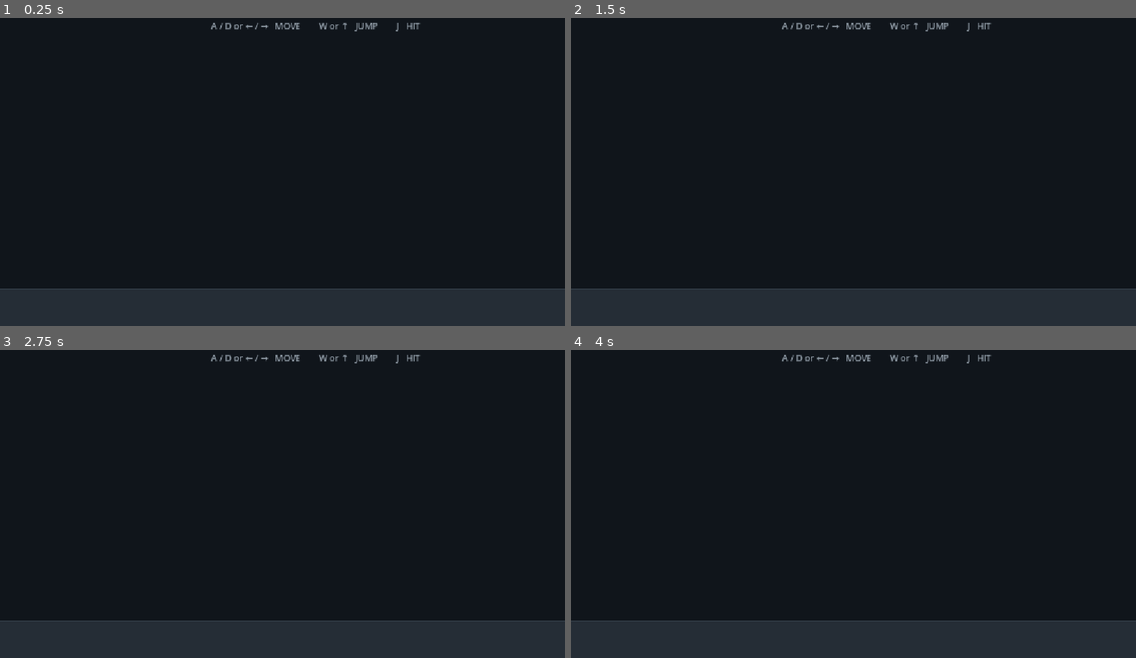
Above: before the commit, frames 1-4 (two rows, left to right).
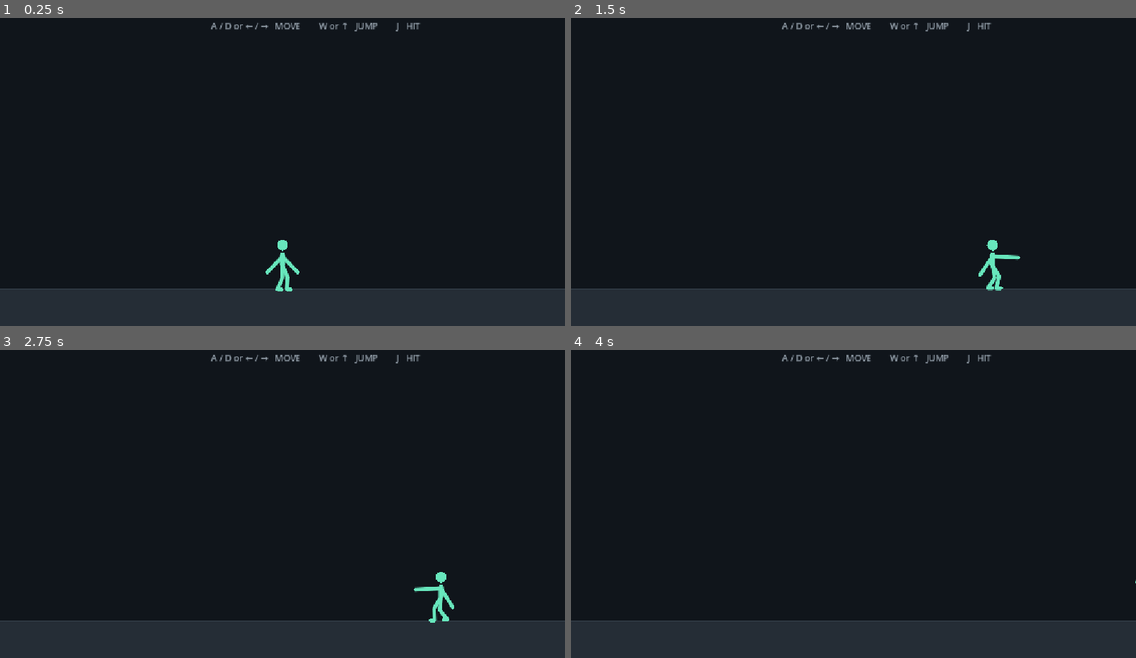
Above: after the commit, the same moments.

Repository: divanburke/ShadowSwap
Game: Godot game, scene res://main.tscn
The game is run twice, just before and just after one commit, with the same random seed, the same clock (stepped at 60 frames per second) and the same inputs.
Inputs:
- Up to frame 1 (0.25 s): no input
- Up to frame 2 (1.5 s): hold J 0.53-1.28 s; hold D from 0.53 s (still down); tap W at 0.77 s; tap J at 1.35 s
- Up to frame 3 (2.75 s): tap W at 1.52 s; release D at 2.03 s; hold A from 2.03 s (still down); hold J from 2.03 s (still down)
- Up to frame 4 (4 s): release A at 2.78 s; release J at 2.78 s; hold D from 2.78 s (still down); tap J at 2.85 s; tap W at 3.02, 3.77 s; hold J from 3.53 s (still down)

The runs differ from the first frame. In frame 1, 0.3% of the frame differs, in the area x 47-53%, y 72-89%; in frame 2, 0.3%; in frame 3, 0.3%, in the area x 73-81%, y 72-89%; in frame 4, less than 0.1%.
Error before the commit: Parse Error: Assigned value for constant "ARM_REST_VECTOR" isn't a constant expression. (res://scripts/fighter.gd:48)

Commit message:
Fix Godot constant expression parse error

Diff:
--- a/scripts/fighter.gd
+++ b/scripts/fighter.gd
@@ -45,7 +45,7 @@
 # the correct length while it swings.
 const ARM_LENGTH = BODY_HEIGHT * 0.58
 const ARM_THICKNESS = BODY_WIDTH * 0.25
-const ARM_REST_VECTOR = Vector2(-0.72, 0.69).normalized()
+const ARM_REST_VECTOR = Vector2(-0.7220, 0.6919)
 const ATTACK_REACH = ARM_LENGTH * 1.15
 
 const ARM_SPRING = 24.0
